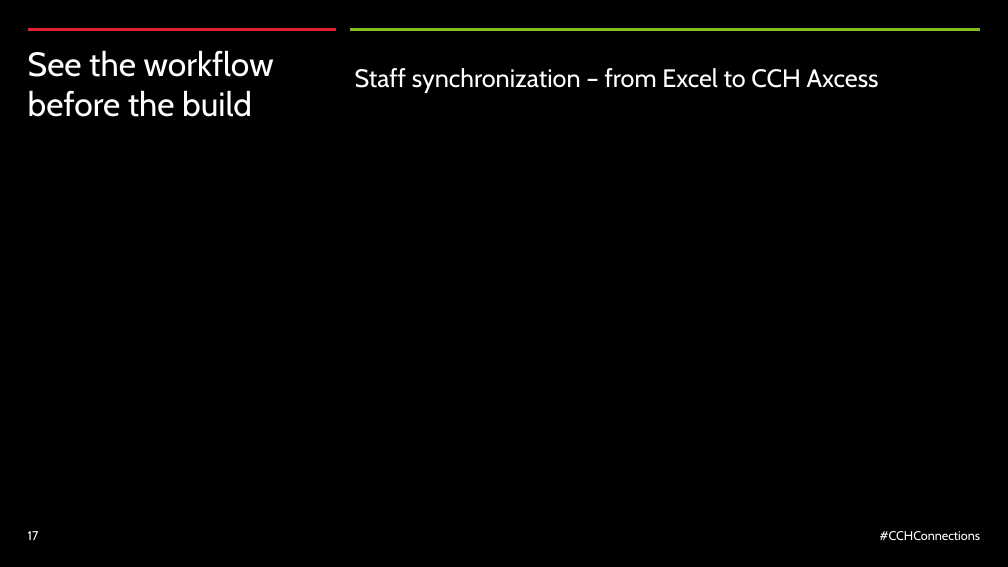
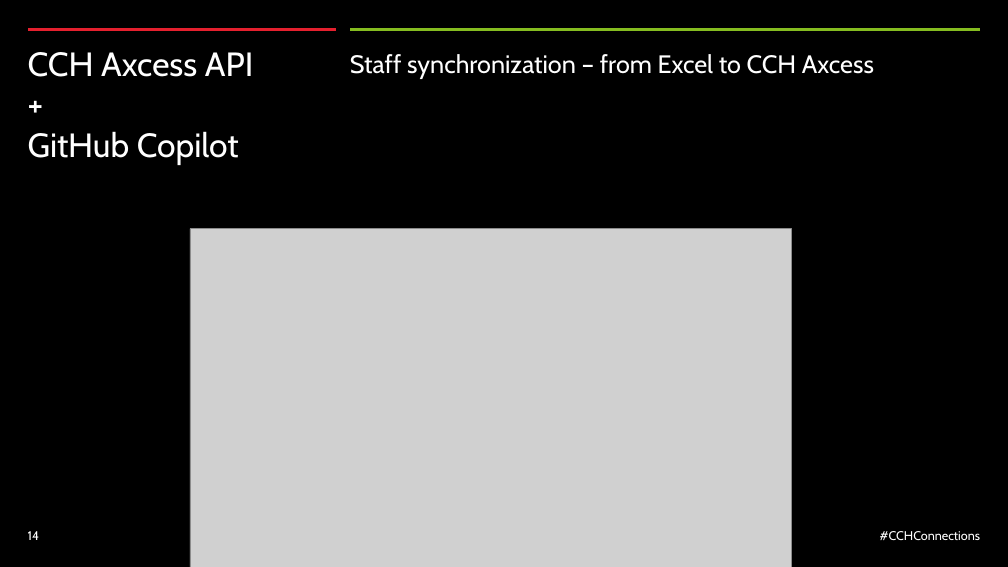
Before and after one commit to nathandyck/wk-tax-api, a slide deck: slide 14 of presentation/CCH-Connections-2026-WK-template.pptx (slide 17 before the commit). Drawn at 1008x567 pixels with LibreOffice and Linux fonts; fonts in the diff are those of the drawing; grey boxes stand for pictures. Boxes give left, top, right and bottom in pixels: in the first picture for what was removed or moved away, otherwise in the second. Text is boxed around its words. In the diff, an @@ line names an element or a change of style, - is before the commit and + after.

```diff
--- a/presentation/CCH-Connections-2026-WK-template.pptx
+++ b/presentation/CCH-Connections-2026-WK-template.pptx
@@ title at box(28, 52, 253, 165): text changed @@
-See the workflow before the build
+CCH Axcess API
++
+GitHub Copilot
@@ text "Staff synchronization – from Excel ...": place and size @@
-text "Staff synchronization – from Excel ..." at box(355, 68, 879, 93)
+text "Staff synchronization – from Excel ..." at box(350, 54, 874, 79)
@@ picture added at box(190, 229, 792, 567) @@
@@ page number at box(28, 531, 39, 540): text changed @@
-17
+14
```
Also in this commit, not shown: 4 other slides changed, 10 slides added, 13 slides removed.
